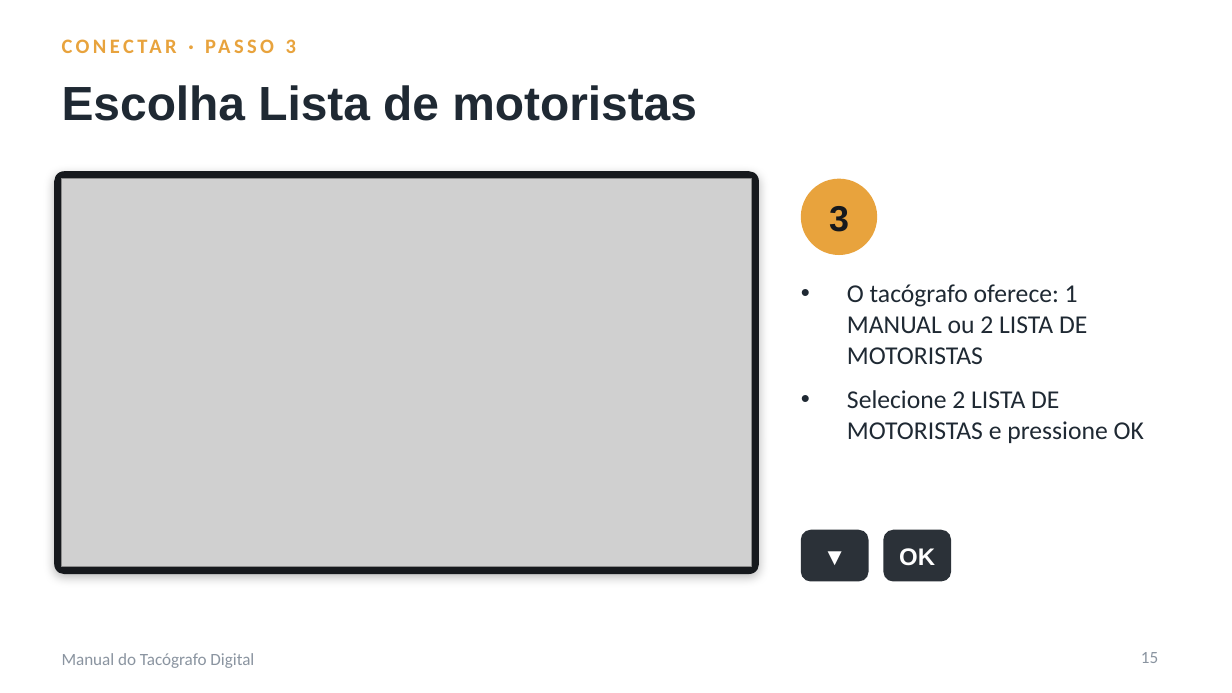
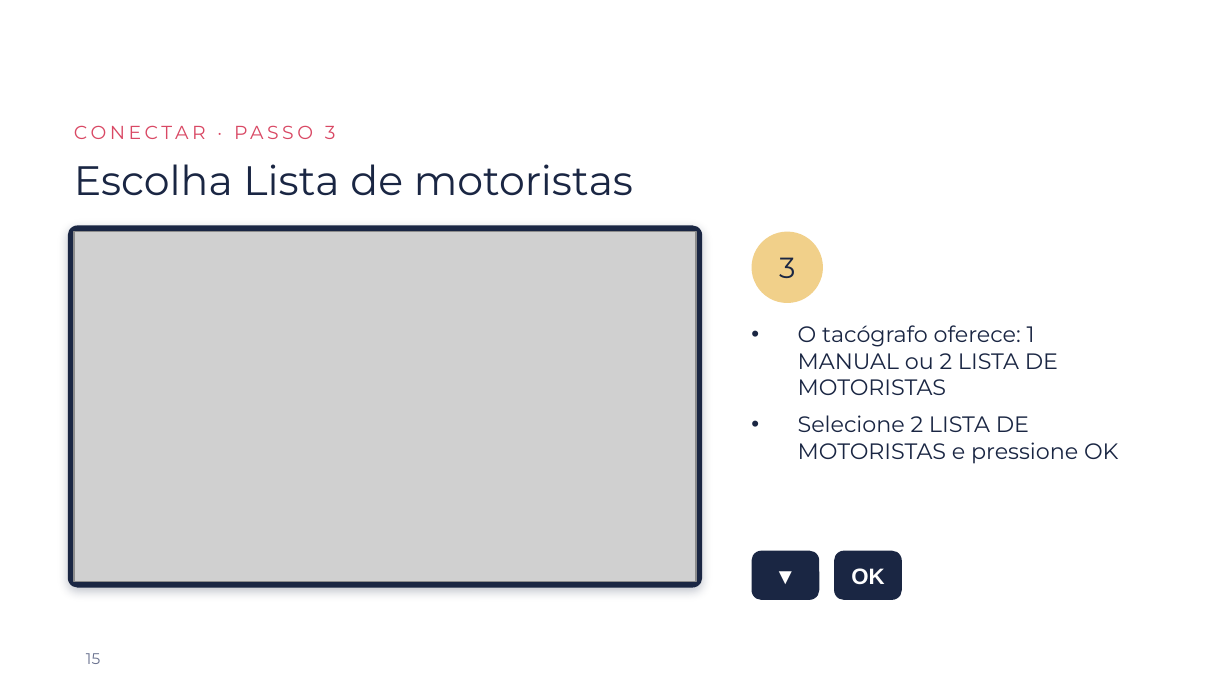
Before and after one commit to kallorvan/Manuais-de-uso, a slide deck: slide 15 of tacografo/Manual_Tacografo_Digital.pptx. Drawn at 1232x693 pixels with LibreOffice and Linux fonts; fonts in the diff are those of the drawing; grey boxes stand for pictures; background and template pictures are left out. Boxes give left, top, right and bottom in pixels: in the first picture for what was removed or moved away, otherwise in the second. Text is boxed around its words. In the diff, an @@ line names an element or a change of style, - is before the commit and + after.

```diff
--- a/tacografo/Manual_Tacografo_Digital.pptx
+++ b/tacografo/Manual_Tacografo_Digital.pptx
@@ text "CONECTAR · PASSO 3": place and size @@
-text "CONECTAR · PASSO 3" at (286, 39, 296, 53)
+text "CONECTAR · PASSO 3" at (325, 126, 336, 139)
@@ text "CONECTAR · PASSO 3" at (325, 126, 336, 139): size 12 to 11 pt, font Calibri to Montserrat, text colour #E8A33D to #D94864, bold off @@
@@ title "Escolha Lista de motoristas": place and size @@
-title "Escolha Lista de motoristas" at (62, 85, 697, 121)
+title "Escolha Lista de motoristas" at (74, 164, 633, 196)
@@ title "Escolha Lista de motoristas" at (74, 164, 633, 196): size 28 to 24 pt, font Arial to Montserrat, text colour #1F2933 to #1A2643, bold off @@
@@ rounded rectangle: place and size @@
-rounded rectangle at (54, 171, 759, 574)
+rounded rectangle at (68, 225, 702, 588)
@@ rounded rectangle at (68, 225, 702, 588): fill #16191D to #1A2643; shadow changed; proportions changed @@
@@ picture: place and size @@
-picture at (62, 179, 752, 567)
+picture at (74, 232, 696, 582)
@@ text "3": place and size @@
-text "3" at (829, 206, 849, 232)
+text "3" at (779, 257, 795, 278)
@@ text "3" at (779, 257, 795, 278): size 21 to 17 pt, font Arial to Montserrat, text colour #16191D to #1A2643, bold off @@
@@ ellipse: place and size @@
-ellipse at (801, 179, 877, 255)
+ellipse at (752, 232, 823, 303)
@@ ellipse at (752, 232, 823, 303): fill #E8A33D to #F1D08A @@
@@ text "O tacógrafo oferece: 1 MANUAL ...": place and size @@
-text "O tacógrafo oferece: 1 MANUAL ..." at (847, 284, 1144, 443)
+text "O tacógrafo oferece: 1 MANUAL ..." at (798, 325, 1118, 464)
@@ text "O tacógrafo oferece: 1 MANUAL ..." at (798, 325, 1118, 464): size 15 to 13 pt, font Calibri to Montserrat, text colour #1F2933 to #1A2643; less space between paragraphs @@
@@ text "▼" at (752, 551, 819, 600): size 14 to 13 pt @@
@@ rounded rectangle at (752, 551, 819, 600): fill #2B3138 to #1A2643; proportions changed @@
@@ 2 texts, 2 rounded rectangles: place and size @@
-2 texts, 2 rounded rectangles at (801, 530, 951, 582)
+2 texts, 2 rounded rectangles at (752, 551, 902, 600)
@@ text "OK" at (851, 568, 884, 585): size 14 to 13 pt @@
@@ rounded rectangle at (834, 551, 902, 600): fill #2B3138 to #1A2643; proportions changed @@
@@ text removed at (62, 653, 254, 668) @@
-Manual do Tacógrafo Digital
@@ page number: place and size @@
-page number at (1141, 652, 1158, 663)
+page number at (86, 653, 100, 664)
@@ page number at (86, 653, 100, 664): size 10 to 9 pt, font Calibri to Montserrat, text colour #8A94A0 to #6B7390; alignment right to left @@
```
Also in this commit, not shown: 19 other slides changed, 1 slide added, 9 other files.
